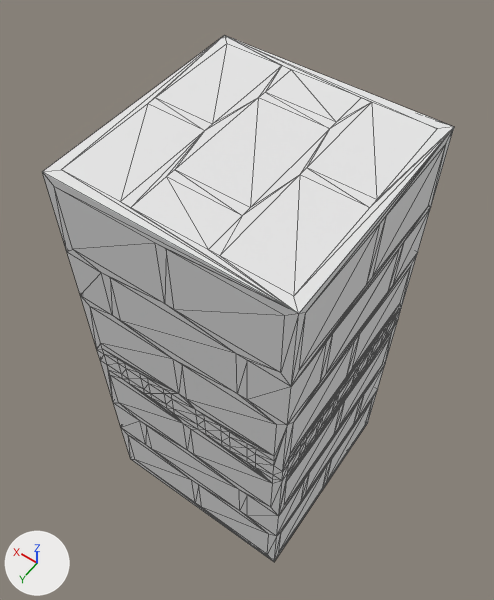
An edit to the OBJ model Assets/VoxelModels/Wall/Wall.obj, drawn before and after from the same camera.
Rendered twice from a 50 mm camera at (-2.35, 3.52, 8.48) aimed at (0.25, -0.13, 2.75). Every picture has the same lights, and +X, +Y and +Z are marked at lower left. Mesh edges are drawn as thin lines. Where no turn or scale is listed for an object, it has been applied to the vertices. Vertices at the same position are counted once.

The first picture shows 'Untitled'.
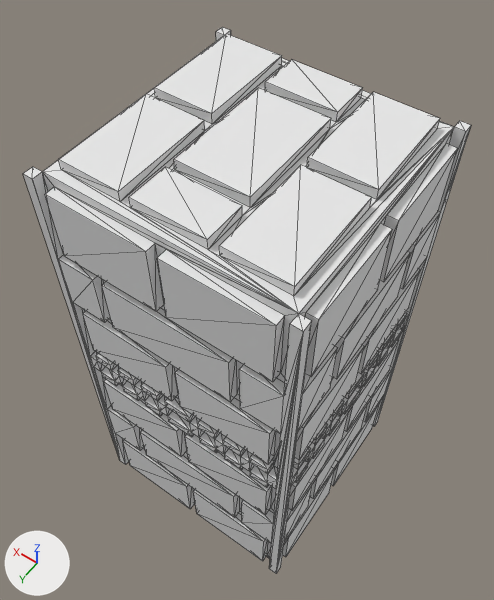
Boxes [x1, y1, x2, y2] around the edits, measured in the pictures (494 x 600 px):
'Untitled', reshaped (9% wider)
    before: [42, 35, 454, 562]
    after: [23, 27, 471, 574]
part 1 of me_untitled, added
    after: [23, 27, 471, 574]

The change, as a diff of the scene's bpy script:
```diff
--- a/Assets/VoxelModels/Wall/Wall.obj.py
+++ b/Assets/VoxelModels/Wall/Wall.obj.py
@@ me_untitled @@
 # used by ob_untitled; location = (0.0, 0.0, 0.0)
-me_untitled.from_pydata(...)  # 504 vertices, 1004 faces; spans x -1.1..1.2, y -1.1..1.2, z 0.0..5.0
+me_untitled.from_pydata(...)  # 1020 vertices, 2308 faces; spans x -1.2..1.3, y -1.2..1.3, z 0.0..5.1
+# me_untitled part 1: 516 vertices added at x -1.2..1.3, y -1.2..1.3, z 0.0..5.1
 me_untitled.materials.append(mat_palette)
```
